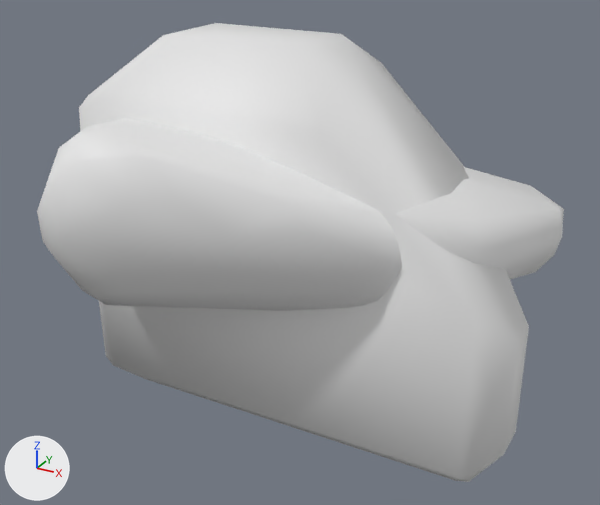
One commit to the FBX model Assets/Stylized_Egypt/Meshes/stones/SM_stone_04.fbx: the scene before it, then after it.
Before and after are seen from a 50 mm lens placed at (0.538, -0.904, 0.435), pointed at (0.031, 0.017, -0.025). Arrows for +X, +Y and +Z are at lower left; the lights stay in place. Where no turn or scale is listed for an object, it has been applied to the vertices.

In view in the first picture: 'SM_stone_04', 'SM_stone_04_ConvexHulls'.
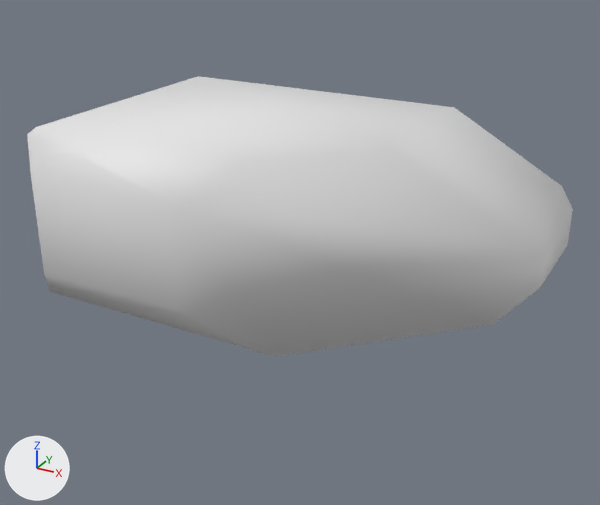
Where the change shows, as pixel boxes [x1, y1, x2, y2] in the pictures (600 x 505 px):
'SM_stone_04_ConvexHulls', moved, rescaled (21% wider, 39% shorter)
    before: [79, 23, 529, 482]
    after: [27, 76, 573, 357]
'SM_stone_04_LOD1', added
    after: [44, 147, 86, 167]
'SM_stone_04', unchanged, covered by the edit
    before: [37, 118, 564, 311]

Patch to the scene script:
```diff
--- a/Assets/Stylized_Egypt/Meshes/stones/SM_stone_04.fbx.py
+++ b/Assets/Stylized_Egypt/Meshes/stones/SM_stone_04.fbx.py
@@ me_sm_stone_04_001 @@
+me_sm_stone_04_001.from_pydata(...)  # 64 vertices, 124 faces; spans x -0.319..0.347, y -0.252..0.283, z -0.068..0.174
+me_sm_stone_04_001.materials.append(mat_mi_stones_01_inst)  # its picture is missing
@@ ob_sm_stone_04_convexhulls @@
 ob_sm_stone_04_convexhulls = bpy.data.objects.new('SM_stone_04_ConvexHulls', me_sm_stone_04_convexhulls)
+ob_sm_stone_04_convexhulls.parent = ob_sm_stone_698
 ob_sm_stone_04_convexhulls.location = (0.0, 0.0, 0.0)
-ob_sm_stone_04_convexhulls.scale = (0.01, 0.01, 0.01)
@@ ob_sm_stone_698 @@
+ob_sm_stone_698 = bpy.data.objects.new('SM_stone_698', None)
+ob_sm_stone_698.location = (0.0, 0.0, 0.0)
+ob_sm_stone_698.rotation_euler = (1.571, 0.0, 0.0)  # degrees (90, 0, 0)
+ob_sm_stone_698.scale = (0.01, 0.01, 0.01)
@@ ob_sm_stone_04_lod1 @@
+ob_sm_stone_04_lod1 = bpy.data.objects.new('SM_stone_04_LOD1', me_sm_stone_04_001)
+ob_sm_stone_04_lod1.location = (0.0, 0.0, 0.0)
```
